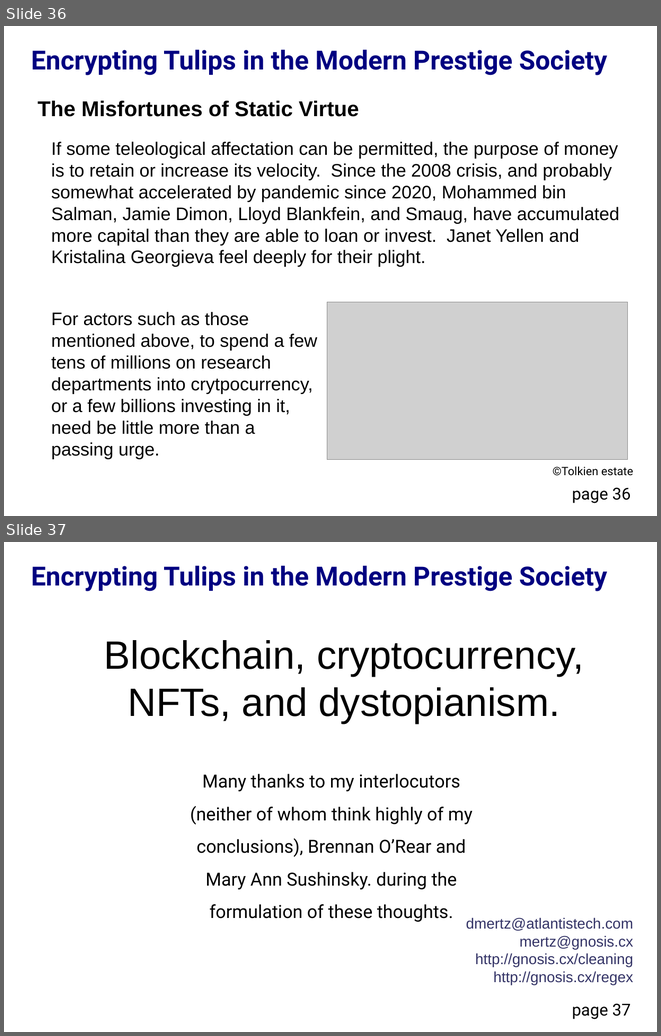
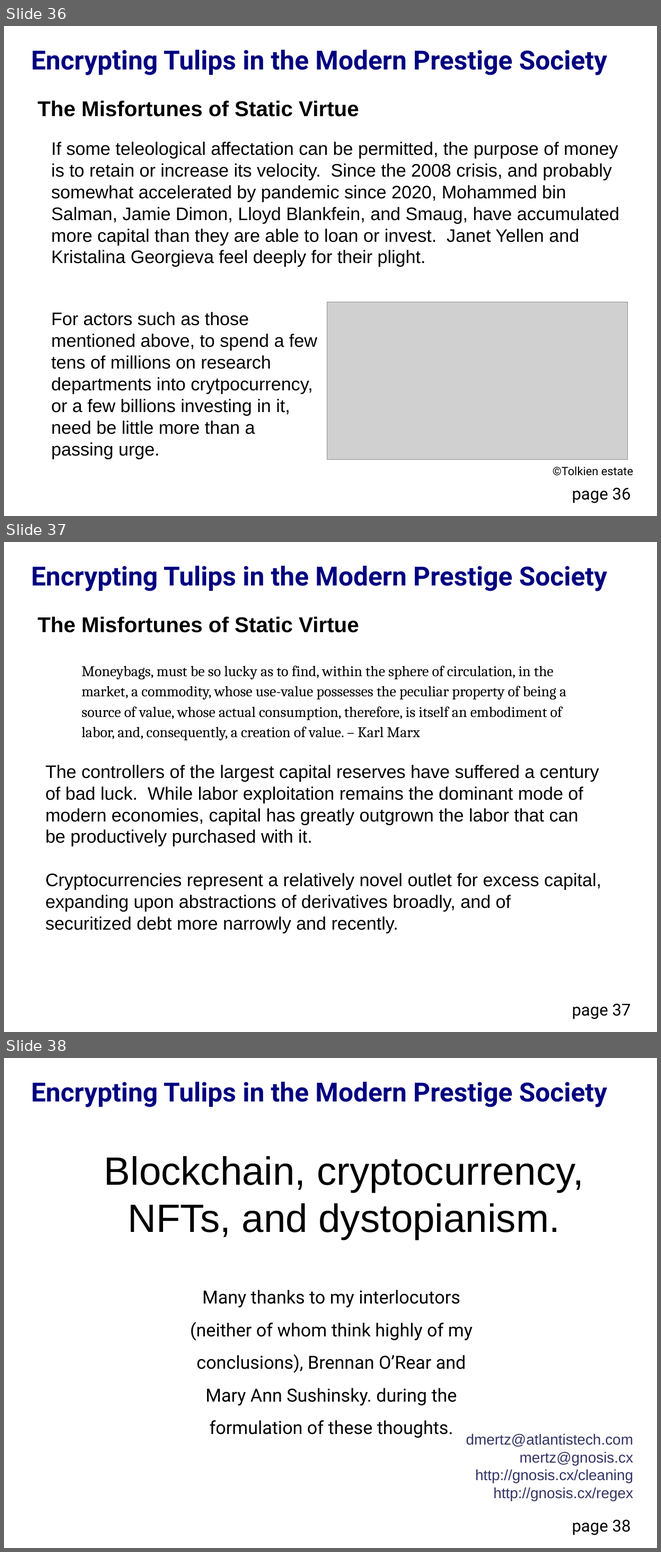
Before and after one commit to DavidMertz/Encrypting_Tulips, a slide deck: Encrypting_Tulips.odp. Shown one above the other, each under a label of ours: slides 36 and 37 before the commit, slides 36, 37 and 38 after it. The pictures are 661x1036 and 661x1552 pixels, drawn with LibreOffice and Linux fonts; fonts in the diff are those of the drawing; grey boxes stand for pictures. Boxes give left, top, right and bottom in pixels: in the first picture for what was removed or moved away, otherwise in the second. Text is boxed around its words. In the diff, an @@ line names an element or a change of style, - is before the commit and + after.

Commit message:
One more conclusory slide

```diff
--- a/Encrypting_Tulips.odp
+++ b/Encrypting_Tulips.odp
@@ slide 37 added at <box>4,542,657,1032</box>, background #FFFFFF; not listed: 2 template elements that a slide beside it also shows @@
@@ text added at <box>37,616,359,633</box>, 26 pt, text #000000, bold @@
+The Misfortunes of Static Virtue
@@ text added at <box>81,665,566,740</box>, 18 pt, text #000000 @@
+Moneybags, must be so lucky as to find, within the sphere of circulation, in the market, a commodity, whose use-value possesses the peculiar property of being a source of value, whose actual consumption, therefore, is itself an embodiment of labor, and, consequently, a creation of value. – Karl Marx
@@ text added at <box>45,765,601,933</box>, 22 pt, text #000000 @@
+The controllers of the largest capital reserves have suffered a century of bad luck. While labor exploitation remains the dominant mode of modern economies, capital has greatly outgrown the labor that can be productively purchased with it.
+Cryptocurrencies represent a relatively novel outlet for excess capital, expanding upon abstractions of derivatives broadly, and of securitized debt more narrowly and recently.
@@ what was slide 37 is now slide 38 @@
@@ page number at <box>572,1519,631,1535</box>: text changed @@
-page 37
+page 38
```
Also in this commit, not shown: 2 other files.
